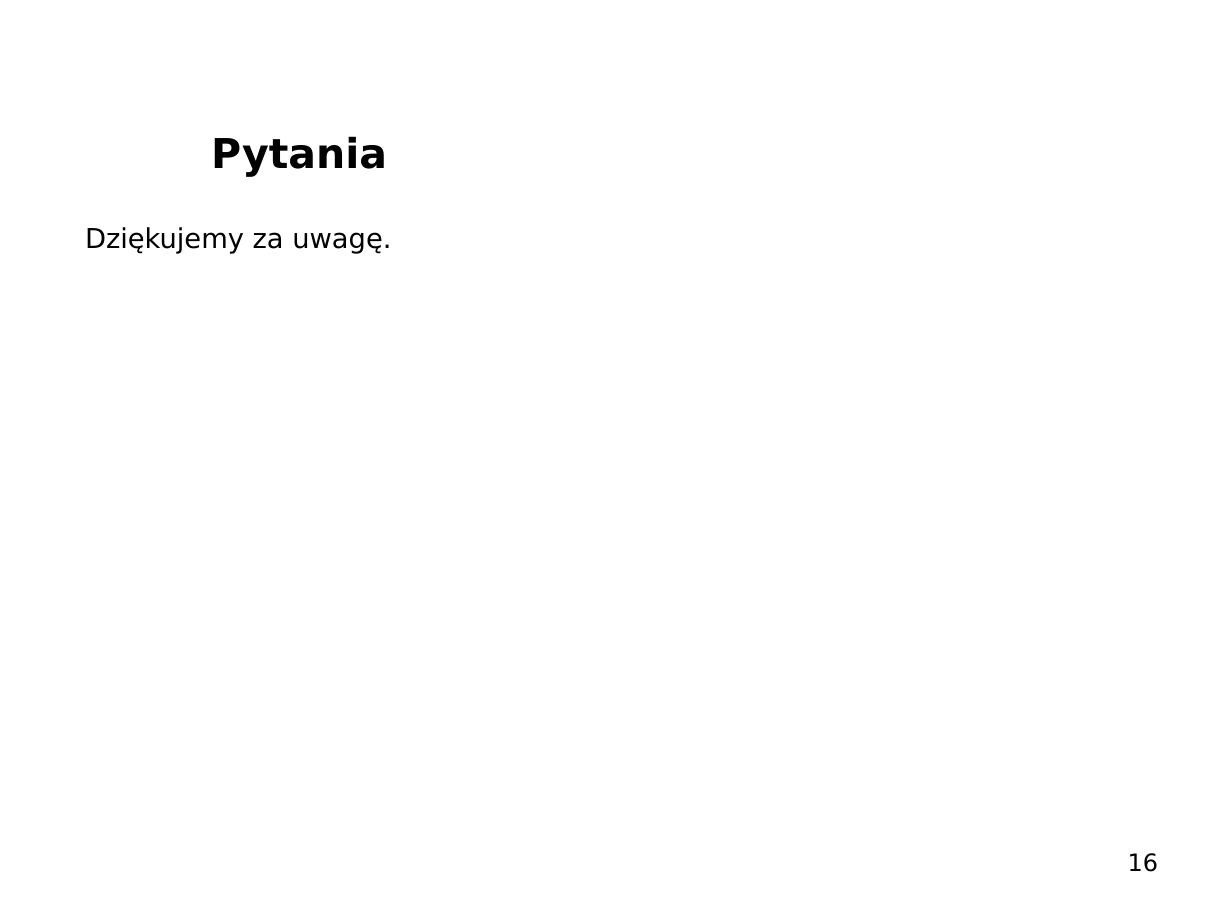
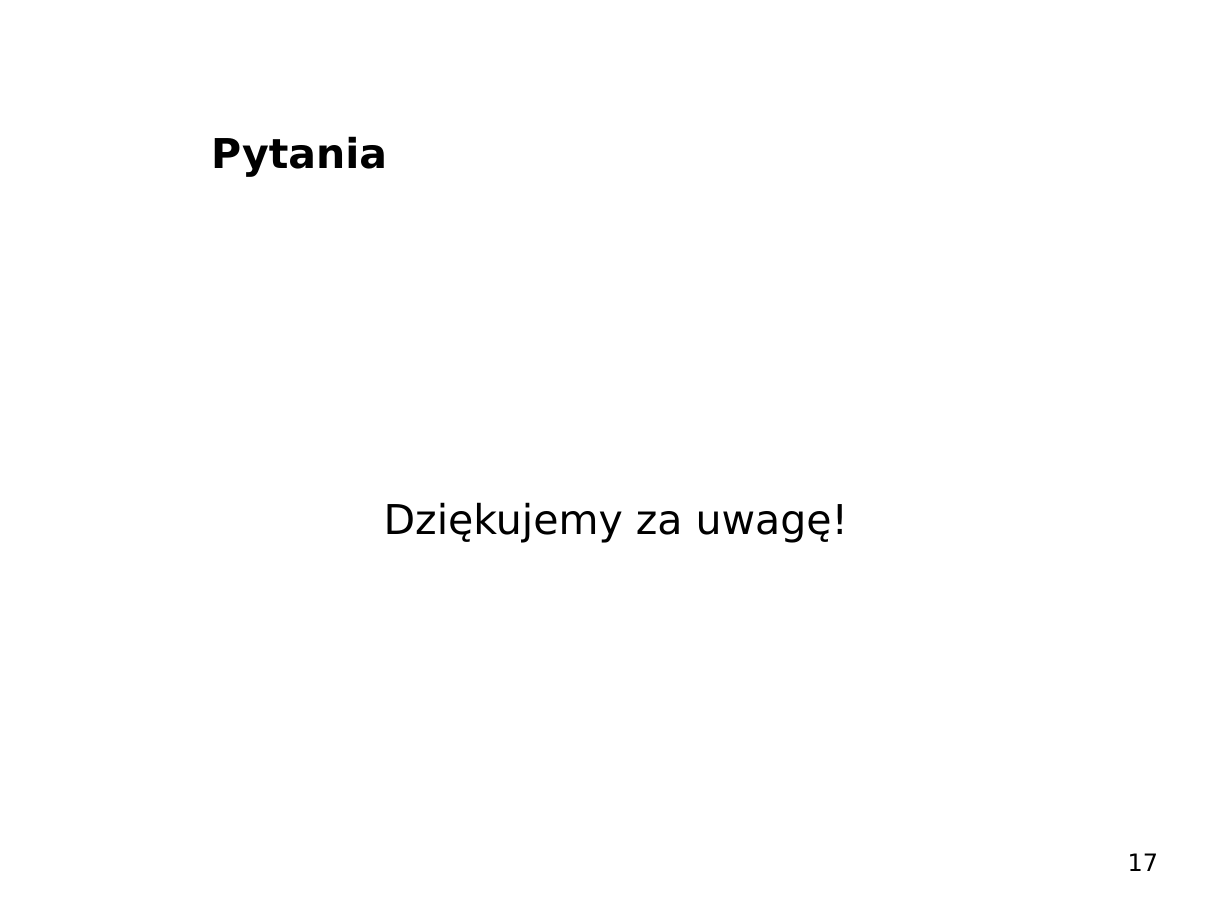
Before and after one commit to WasuMrTomass0/InvertedPendulum, a slide deck: slide 17 of prezentacja_lp1.pptx (slide 16 before the commit). Drawn at 1232x924 pixels with LibreOffice and Linux fonts; fonts in the diff are those of the drawing; background and template pictures are left out. Boxes give left, top, right and bottom in pixels: in the first picture for what was removed or moved away, otherwise in the second. Text is boxed around its words. In the diff, an @@ line names an element or a change of style, - is before the commit and + after.

```diff
--- a/prezentacja_lp1.pptx
+++ b/prezentacja_lp1.pptx
@@ text "Dziękujemy za uwagę!" at (384, 502, 848, 543): vertical alignment top to middle @@
@@ text at (384, 502, 848, 543): text changed; size 16 to 24 pt @@
-Dziękujemy za uwagę.
+Dziękujemy za uwagę!
@@ page number at (1128, 853, 1159, 871): text changed @@
-16
+17
```
Also in this commit, not shown: 13 other slides changed, 1 slide added.
